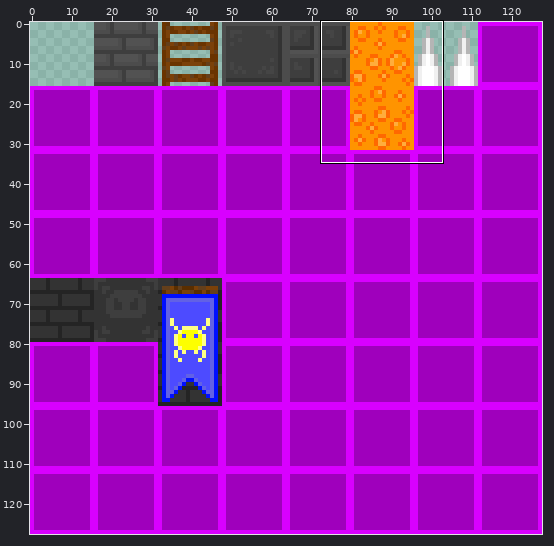
Edited in one commit: sprite sheet (assets/textures/tiles.png). Above: a wide view before the commit, with the close-up outlined.
Close-up. Before the commit:
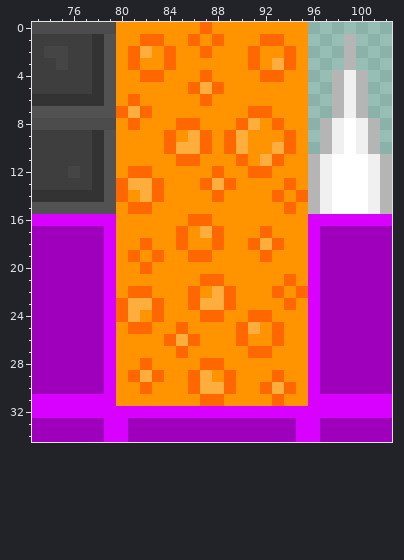
The file is 128x128 pixels. Colours within 5 levels of each other are drawn and written as one. Shown: x 73..102, y 0..34.
Once edited:
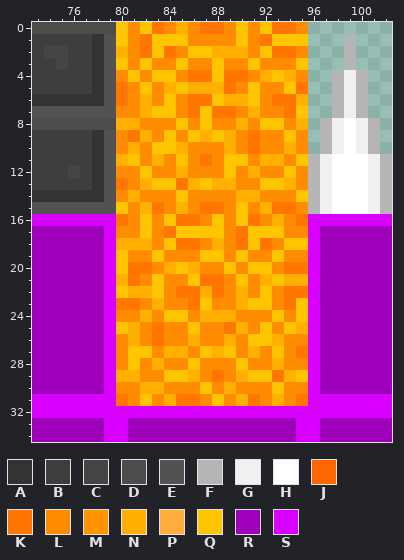
Palette (. is transparent): A #333333  B #3e3e3e  C #454545  D #4c4c4c  E #525252  F #b5b5b5  G #f0f0f0  H #ffffff  J #ff6800  K #ff7700  L #ff8c00  M #ff9400  N #ffb000  P #ffad3c  Q #ffc500  R #9f00bc  S #d800ff
Commit: added lava tile animation
Change:
y 0: x 80..95 MMMMMMMJMMMMMMMM -> QLQKLNLKKLQLQKKL
y 1: x 80..95 MMJJMMJMJMMMJJMM -> QLKQQQLLLLQLKQQQ
y 2: x 80..95 MJPMJMMJMMMJMMJM -> NLKQKLQQNNNLQKKL
y 3: x 80..95 MJMMJMMMMMMJMPJM -> QLQLLQLLQLLQLLLQ
y 4: x 80..95 MMJJMMMJMMMMJJMM -> LQLQQLKKQKKLNQNL
y 5: x 80..95 MMMMMMJPJMMMMMMM -> KLQLNQNNNKLQLLQK
y 6: x 80..95 MJMMMMMJMMMMMMMM -> KLNLQLKKQNNQLKKN
y 7: x 80..95 JPJMMMMMMMMJJMMM -> LLNQQLKQKKLNLLKQ
y 8: x 80..95 MJMMMJJMMMJPMJMM -> NNLLLQLQLLNLQQLN
y 9: x 80..95 MMMMJMPJMJPMMMJM -> LKNLQLQNQNLKLLQL
y 10: x 80..95 MMMMJPPJMJPMMPJM -> LNLQQNLLLNLKLLNL
y 11: x 80..95 MMMMMJJMMMJMPJMM -> NQLNLQLKLQQLNNLQ
y 12: x 80..95 MJJMMMMMJMMJJMMM -> LLQLLNLLLQLNLLQL
y 13: x 80..95 JPPJMMMJPJMMMMJM -> KLNQQKNQNNLLQQNL
y 14: x 80..95 JMPJMMMMJMMMMJMJ -> LNLLLQLLLLNNLLLQ
y 15: x 80..95 MJJMMMMMMMMMMMJM -> QLNKLNLKKLQLNKKL
y 16: x 80..95 MMMMMMJJMMMMMMMM -> KLQLQKKLQLQKLNLK
y 17: x 80..95 MMMMMJMPJMMMJMMM -> LLQLKQQQQLKQQQLL
y 18: x 80..95 MMJMMJMMJMMJPJMM -> NNNLQKKLNLKQKLQQ
y 19: x 80..95 MJMJMMJJMMMMJMMM -> QLLQLLLQQLQLLQLL
y 20: x 80..95 MMJMMMMMMMMMMMMM -> QKKLNQNLLQLQQLKK
y 21: x 80..95 MMMMMMMJJMMMMMJM -> NKLQLLQKKLQLNQNN
y 22: x 80..95 MJJMMMJMPJMMMJMJ -> QNNQLKKNKLNLQLKK
y 23: x 80..95 JPPJMMJPPJMMMMJM -> KKLNLLKQLLNQQLKQ
y 24: x 80..95 JPMJMMMJJMMJJMMM -> LLNLQQLNNNLLLQLQ
y 25: x 80..95 MJJMMJMMMMJPMJMM -> QNLKLLQLLKNLQLQN
y 26: x 80..95 MMMMJPJMMMJMMJMM -> LNLKLLNLLNLQQNLL
y 27: x 80..95 MMMMMJMMMMMJJMMM -> LQQLNNLQNQLNLQLK
y 28: x 80..95 MMJMMMMJJMMMMMMM -> LQLNLLQLLLQLLNLL
y 29: x 80..95 MJPJMMJPMJMMMJMM -> NNLLQQNLKLNQQKNQ
y 30: x 80..95 MMJMMMJPPJMMJPJM -> LLNNLLLQLNLLLQLL
y 31: x 80..95 MMMMMMMJJMMMMJMM -> KLQLNKKLQLNKLNLK
